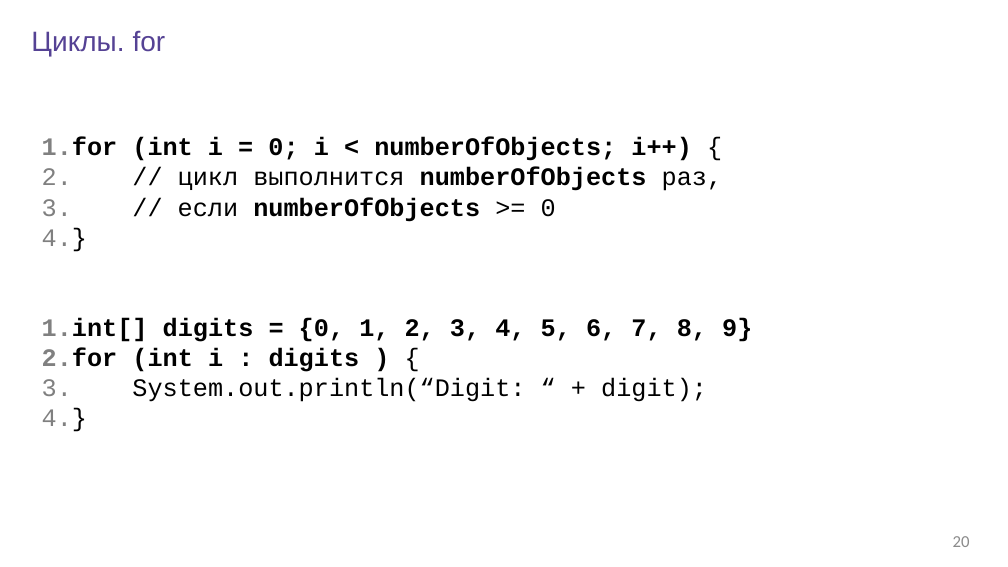
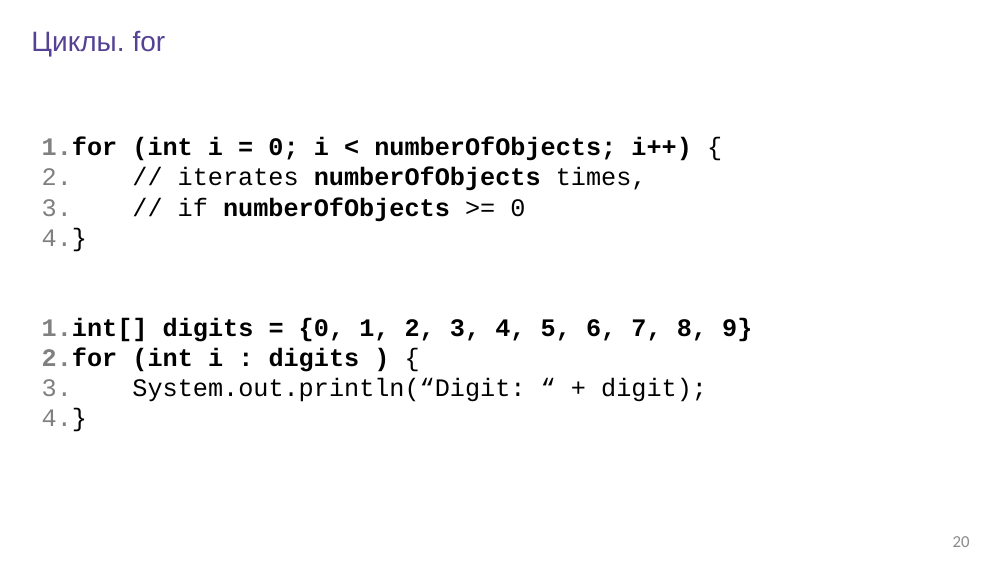
Before and after one commit to rybalkinsd/atom, a slide deck: slide 20 of lecture1/presentation/lecture01.pptx. Drawn at 1008x567 pixels with LibreOffice and Linux fonts; fonts in the diff are those of the drawing; background and template pictures are left out. Boxes give left, top, right and bottom in pixels: in the first picture for what was removed or moved away, otherwise in the second. Text is boxed around its words. In the diff, an @@ line names an element or a change of style, - is before the commit and + after.

```diff
--- a/lecture1/presentation/lecture01.pptx
+++ b/lecture1/presentation/lecture01.pptx
@@ text at bbox=[178, 167, 647, 222]: text changed @@
-2. // цикл выполнится numberOfObjects раз,
-3. // если numberOfObjects >= 0
+2. // iterates numberOfObjects times,
+3. // if numberOfObjects >= 0
```
Also in this commit, not shown: 13 other slides changed, 1 other file.
